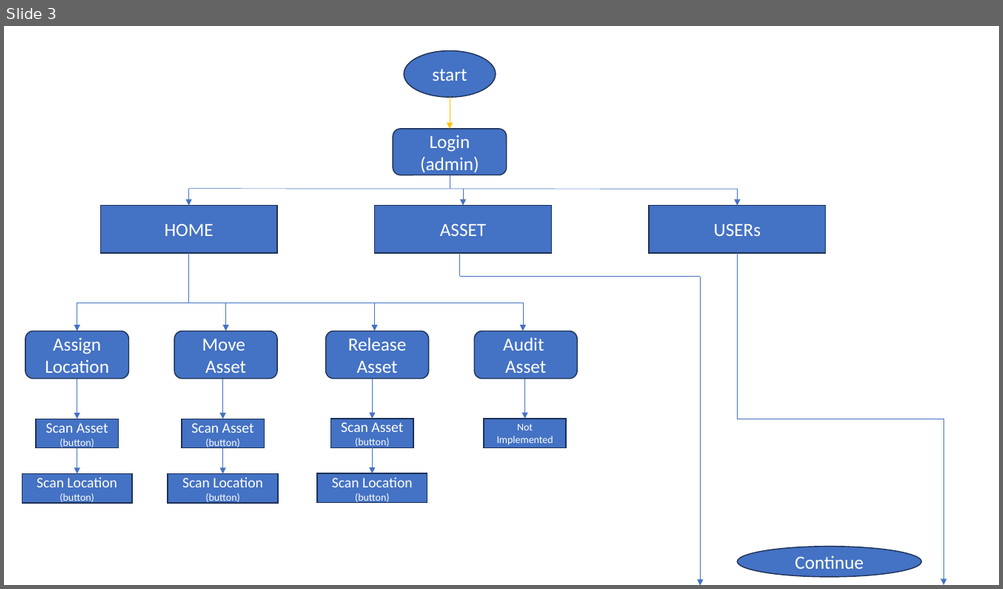
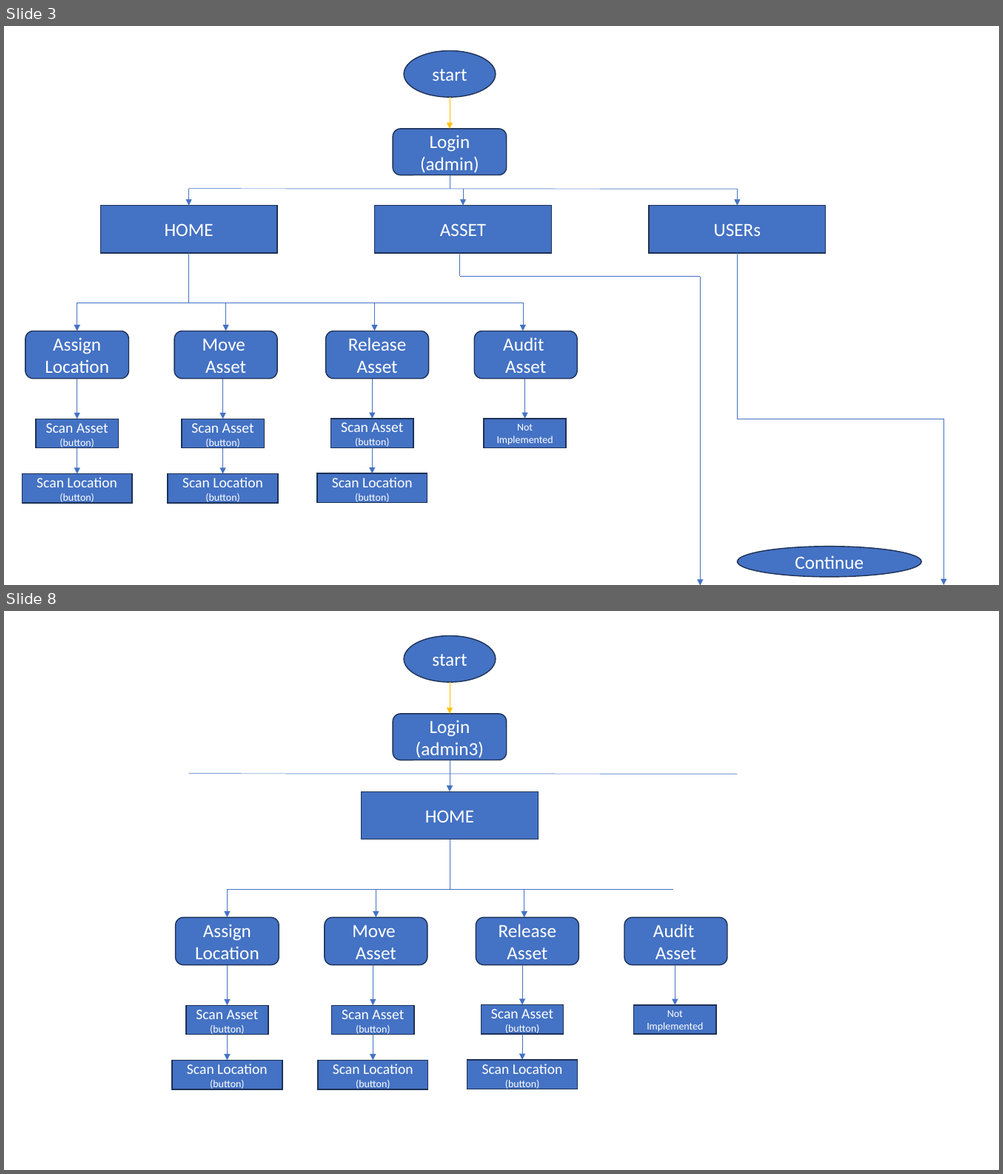
Before and after one commit to Acheke004/Neilsoft, a slide deck: Presentation1.pptx. Shown one above the other, each under a label of ours: slide 3 before the commit, slides 3 and 8 after it; the slides between them are not shown. The pictures are 1003x589 and 1003x1174 pixels, drawn with LibreOffice and Linux fonts; fonts in the diff are those of the drawing. Boxes give left, top, right and bottom in pixels: in the first picture for what was removed or moved away, otherwise in the second. Text is boxed around its words. In the diff, an @@ line names an element or a change of style, - is before the commit and + after.

```diff
--- a/Presentation1.pptx
+++ b/Presentation1.pptx
@@ slide 8 added at [4, 611, 999, 1170], background #FFFFFF @@
@@ ellipse added at [404, 635, 495, 682], fill #4472C4, outline #1E3256 1 pt, 18 pt, text #FFFFFF @@
+start
@@ arrow added from (449, 682) to (449, 714), #FFC000 0.5 pt @@
@@ rounded rectangle added at [392, 714, 506, 760], fill #4472C4, outline #1E3256 1 pt, 18 pt, text #FFFFFF @@
+Login
+(admin3)
@@ line added from (449, 760) to (449, 774), #4472C4 0.5 pt @@
@@ line added from (189, 774) to (737, 775), #4472C4 0.5 pt @@
@@ arrow added from (449, 774) to (449, 792), #4472C4 0.5 pt @@
@@ rectangle added at [361, 792, 538, 840], fill #4472C4, outline #1E3256 1 pt, 18 pt, text #FFFFFF @@
+HOME
@@ line added from (449, 840) to (449, 889), #4472C4 0.5 pt @@
@@ line added from (227, 889) to (673, 889), #4472C4 0.5 pt @@
@@ arrow added from (227, 889) to (227, 917), #4472C4 0.5 pt @@
@@ arrow added from (375, 889) to (375, 917), #4472C4 0.5 pt @@
@@ arrow added from (524, 889) to (524, 917), #4472C4 0.5 pt @@
@@ group added at [176, 917, 727, 965]: 4 rounded rectangles @@
+Assign Location
+Move
+Asset
+Release Asset
+Audit
+Asset
@@ arrow added from (227, 965) to (227, 1005), #4472C4 0.5 pt @@
@@ arrow added from (373, 965) to (373, 1005), #4472C4 0.5 pt @@
@@ arrow added from (523, 965) to (523, 1005), #4472C4 0.5 pt @@
@@ arrow added from (674, 965) to (674, 1005), #4472C4 0.5 pt @@
@@ rectangle added at [186, 1005, 268, 1035], fill #4472C4, outline #1E3256 1 pt, 14 pt, text #FFFFFF @@
+Scan Asset
+(button)
@@ rectangle added at [332, 1005, 414, 1035], fill #4472C4, outline #1E3256 1 pt, 14 pt, text #FFFFFF @@
+Scan Asset
+(button)
@@ rectangle added at [481, 1005, 563, 1035], fill #4472C4, outline #1E3256 1 pt, 14 pt, text #FFFFFF @@
+Scan Asset
+(button)
@@ rectangle added at [634, 1005, 716, 1035], fill #4472C4, outline #1E3256 1 pt, 10 pt, text #FFFFFF @@
+Not Implemented
@@ arrow added from (227, 1035) to (227, 1061), #4472C4 0.5 pt @@
@@ arrow added from (373, 1035) to (373, 1061), #4472C4 0.5 pt @@
@@ arrow added from (523, 1035) to (523, 1060), #4472C4 0.5 pt @@
@@ rectangle added at [172, 1061, 282, 1090], fill #4472C4, outline #1E3256 1 pt, 14 pt, text #FFFFFF @@
+Scan Location
+(button)
@@ rectangle added at [318, 1061, 429, 1090], fill #4472C4, outline #1E3256 1 pt, 14 pt, text #FFFFFF @@
+Scan Location
+(button)
@@ rectangle added at [467, 1060, 578, 1089], fill #4472C4, outline #1E3256 1 pt, 14 pt, text #FFFFFF @@
+Scan Location
+(button)
```
Also in this commit, not shown: 1 slide changed, 4 other slides added.
